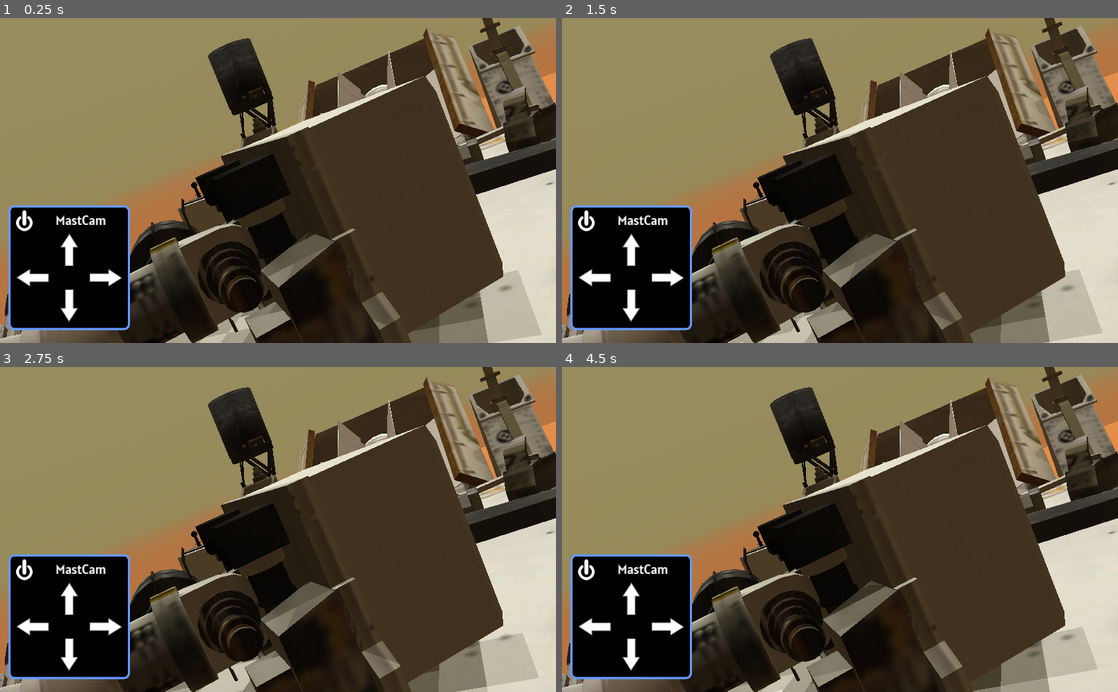
Above: before the commit, frames 1-4 (two rows, left to right).
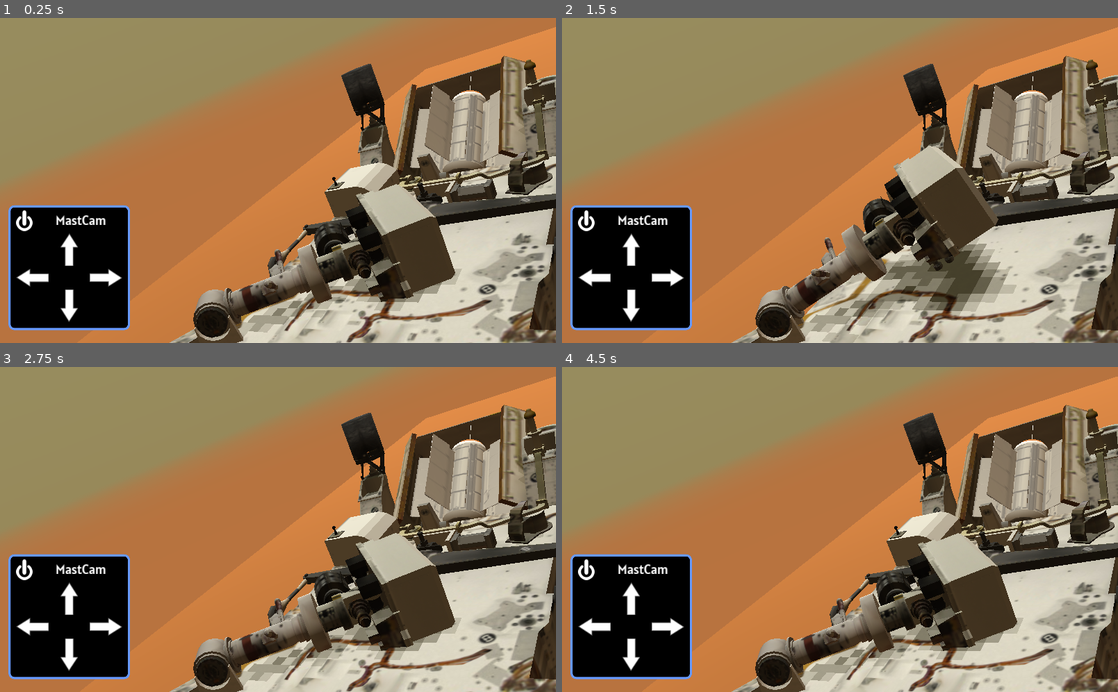
Above: after the commit, the same moments.

Repository: reflectivelayer/curiosity2
Game: Godot game, scene res://Terrain.tscn
Two runs of this game, one before a commit and one after it. Both use one fixed random seed, a clock stepped at 60 frames per second and the inputs below.
Inputs (mouse positions are in pixels of both pictures, inside the frame that each line leads up to):
- Up to frame 1 (0.25 s): no input
- Up to frame 2 (1.5 s): click (584, 219) at 0.52 s; click (584, 219) at 1.27 s
- Up to frame 3 (2.75 s): click (66, 597) at 2 s
- Up to frame 4 (4.5 s): click (595, 627) at 2.75 s; click (667, 627) at 3.5 s; click (628, 656) at 4.25 s

The runs differ from the first frame. In frame 1, 59% of the frame differs, in the area x 0-100%, y 0-100%; in frame 2, 59%; in frame 3, 59%; in frame 4, 59%.

Commit message:
Added full movent for MastCam

Diff:
--- a/app/GroundUI.tscn
+++ b/app/GroundUI.tscn
@@ -1,11 +1,12 @@
-[gd_scene load_steps=12 format=2]
+[gd_scene load_steps=13 format=2]
 
-[ext_resource path="res://ui/power.png" type="Texture" id=1]
-[ext_resource path="res://fonts/Main Font.tres" type="DynamicFont" id=2]
-[ext_resource path="res://ui/arrow_up.png" type="Texture" id=3]
-[ext_resource path="res://ui/arrow_left.png" type="Texture" id=4]
-[ext_resource path="res://ui/arrow_right.png" type="Texture" id=5]
-[ext_resource path="res://ui/arrow_down.png" type="Texture" id=6]
+[ext_resource path="res://MastControl.gd" type="Script" id=1]
+[ext_resource path="res://ui/power.png" type="Texture" id=2]
+[ext_resource path="res://fonts/Main Font.tres" type="DynamicFont" id=3]
+[ext_resource path="res://ui/arrow_up.png" type="Texture" id=4]
+[ext_resource path="res://ui/arrow_left.png" type="Texture" id=5]
+[ext_resource path="res://ui/arrow_right.png" type="Texture" id=6]
+[ext_resource path="res://ui/arrow_down.png" type="Texture" id=7]
 
 [sub_resource type="StyleBoxFlat" id=1]
 bg_color = Color( 0, 0, 0, 1 )
@@ -47,6 +48,7 @@
 size_flags_horizontal = 0
 size_flags_vertical = 0
 custom_styles/panel = SubResource( 1 )
+script = ExtResource( 1 )
 __meta__ = {
 "_edit_group_": true
 }
@@ -59,11 +61,11 @@
 custom_constants/separation = 5
 
 [node name="Title" type="HSplitContainer" parent="PanelContainer/VBoxContainer"]
-editor/display_folded = true
 margin_right = 195.0
 margin_bottom = 38.0
+dragger_visibility = 1
 
-[node name="Button" type="Button" parent="PanelContainer/VBoxContainer/Title"]
+[node name="BtnPower" type="Button" parent="PanelContainer/VBoxContainer/Title"]
 margin_right = 30.0
 margin_bottom = 38.0
 size_flags_horizontal = 0
@@ -94,44 +96,55 @@
 custom_styles/focus = SubResource( 3 )
 custom_styles/disabled = SubResource( 3 )
 custom_styles/normal = SubResource( 3 )
-icon = ExtResource( 3 )
+icon = ExtResource( 4 )
 
 [node name="HSplitContainer" type="HSplitContainer" parent="PanelContainer/VBoxContainer"]
 margin_top = 108.0
 margin_right = 195.0
-margin_bottom = 147.0
+margin_bottom = 141.0
+dragger_visibility = 1
 
 [node name="BtnLeft" type="Button" parent="PanelContainer/VBoxContainer/HSplitContainer"]
-margin_right = 72.0
-margin_bottom = 39.0
+margin_right = 60.0
+margin_bottom = 33.0
 custom_styles/hover = SubResource( 4 )
 custom_styles/pressed = SubResource( 4 )
 custom_styles/focus = SubResource( 4 )
 custom_styles/disabled = SubResource( 4 )
 custom_styles/normal = SubResource( 4 )
-icon = ExtResource( 4 )
+icon = ExtResource( 5 )
 
 [node name="BtnRight" type="Button" parent="PanelContainer/VBoxContainer/HSplitContainer"]
-margin_left = 123.0
+margin_left = 135.0
 margin_right = 195.0
-margin_bottom = 39.0
+margin_bottom = 33.0
 size_flags_horizontal = 8
 custom_styles/hover = SubResource( 5 )
 custom_styles/pressed = SubResource( 5 )
 custom_styles/focus = SubResource( 5 )
 custom_styles/disabled = SubResource( 5 )
 custom_styles/normal = SubResource( 5 )
-icon = ExtResource( 5 )
+icon = ExtResource( 6 )
 
 [node name="BtnDown" type="Button" parent="PanelContainer/VBoxContainer"]
 margin_left = 81.0
-margin_top = 152.0
+margin_top = 146.0
 margin_right = 114.0
-margin_bottom = 212.0
+margin_bottom = 206.0
 size_flags_horizontal = 4
 custom_styles/hover = SubResource( 3 )
 custom_styles/pressed = SubResource( 3 )
 custom_styles/focus = SubResource( 3 )
 custom_styles/disabled = SubResource( 3 )
 custom_styles/normal = SubResource( 3 )
-icon = ExtResource( 6 )
+icon = ExtResource( 7 )
+
+[connection signal="pressed" from="PanelContainer/VBoxContainer/Title/BtnPower" to="PanelContainer" method="_on_BtnPower_pressed"]
+[connection signal="button_down" from="PanelContainer/VBoxContainer/BtnUp" to="PanelContainer" method="_on_BtnUp_button_down"]
+[connection signal="button_up" from="PanelContainer/VBoxContainer/BtnUp" to="PanelContainer" method="_on_BtnUp_button_up"]
+[connection signal="button_down" from="PanelContainer/VBoxContainer/HSplitContainer/BtnLeft" to="PanelContainer" method="_on_BtnLeft_button_down"]
+[connection signal="button_up" from="PanelContainer/VBoxContainer/HSplitContainer/BtnLeft" to="PanelContainer" method="_on_BtnLeft_button_up"]
+[connection signal="button_down" from="PanelContainer/VBoxContainer/HSplitContainer/BtnRight" to="PanelContainer" method="_on_BtnRight_button_down"]
+[connection signal="button_up" from="PanelContainer/VBoxContainer/HSplitContainer/BtnRight" to="PanelContainer" method="_on_BtnRight_button_up"]
+[connection signal="button_down" from="PanelContainer/VBoxContainer/BtnDown" to="PanelContainer" method="_on_BtnDown_button_down"]
+[connection signal="button_up" from="PanelContainer/VBoxContainer/BtnDown" to="PanelContainer" method="_on_BtnDown_button_up"]
--- /dev/null
+++ b/app/MastControl.gd
@@ -0,0 +1,44 @@
+extends PanelContainer
+
+signal powerToggle
+signal mastMovment(direction,isOn)
+
+# Called when the node enters the scene tree for the first time.
+func _ready():
+	pass # Replace with function body.
+
+# Called every frame. 'delta' is the elapsed time since the previous frame.
+#func _process(delta):
+#	pass
+
+
+func _on_BtnPower_pressed():
+	emit_signal("powerToggle")
+
+
+func _on_BtnUp_button_down():
+	emit_signal("mastMovment","up",true)
+
+func _on_BtnUp_button_up():
+	emit_signal("mastMovment","up",false)
+
+
+func _on_BtnDown_button_down():
+	emit_signal("mastMovment","down",true)
+
+func _on_BtnDown_button_up():
+	emit_signal("mastMovment","down",false)
+
+
+func _on_BtnLeft_button_down():
+	emit_signal("mastMovment","left",true)
+
+func _on_BtnLeft_button_up():
+	emit_signal("mastMovment","left",false)
+
+
+func _on_BtnRight_button_down():
+	emit_signal("mastMovment","right",true)
+
+func _on_BtnRight_button_up():
+	emit_signal("mastMovment","right",false)
--- /dev/null
+++ b/app/Rover.gd
@@ -0,0 +1,52 @@
+extends VehicleBody
+
+var MASTCAM_HEAD_SPEED = 0.003
+var UI
+var power = false
+var _moveMastCamUp = false
+var _moveMastCamDown = false
+var _moveMastCamLeft = false
+var _moveMastCamRight = false
+var _mastCam:MeshInstance
+var _mastCamBase:MeshInstance
+
+# Called when the node enters the scene tree for the first time.
+func _ready():
+	_mastCam = $MastCam/Base/CamHead
+	_mastCamBase = $MastCam/Base
+	UI = get_parent().get_node("Control/PanelContainer")
+	UI.connect("powerToggle",self,"onPowerToggle")
+	UI.connect("mastMovment",self,"onMovement")
+
+func _process(delta):
+	if _moveMastCamUp:
+		_mastCam.rotate_x(-MASTCAM_HEAD_SPEED)
+	if _moveMastCamDown:
+		_mastCam.rotate_x(MASTCAM_HEAD_SPEED)
+	if _moveMastCamLeft:
+		_mastCamBase.rotate_y(MASTCAM_HEAD_SPEED)
+	if _moveMastCamRight:
+		_mastCamBase.rotate_y(-MASTCAM_HEAD_SPEED)
+
+
+func onPowerToggle():
+	if power:
+		$MastCam/MastStartUp.play_backwards("MastStartUp")
+	else:
+		$MastCam/MastStartUp.play("MastStartUp")
+	power = !power
+
+func onMovement(direction,isOn):
+	match direction:
+		"up":
+			_moveMastCamUp = isOn
+		"down":
+			_moveMastCamDown = isOn
+		"left":
+			_moveMastCamLeft = isOn
+		"right":
+			_moveMastCamRight = isOn
+
+
+func onMovementDown(isOn):
+	_moveMastCamDown = isOn
--- a/app/Terrain.tscn
+++ b/app/Terrain.tscn
@@ -1,168 +1,186 @@
-[gd_scene load_steps=73 format=2]
+[gd_scene load_steps=75 format=2]
 
 [ext_resource path="res://Terrain.gd" type="Script" id=1]
 [ext_resource path="res://grayscale.shader" type="Shader" id=2]
 [ext_resource path="res://White single Pixel.png" type="Texture" id=3]
-[ext_resource path="res://models/Curiosity/chassis.obj" type="ArrayMesh" id=4]
-[ext_resource path="res://models/Curiosity/tex_01.png" type="Texture" id=5]
-[ext_resource path="res://models/Curiosity/tex_02.png" type="Texture" id=6]
-[ext_resource path="res://models/Curiosity/tex_03.png" type="Texture" id=7]
-[ext_resource path="res://models/Curiosity/tex_04.png" type="Texture" id=8]
-[ext_resource path="res://models/Curiosity/tex_05.png" type="Texture" id=9]
-[ext_resource path="res://models/Curiosity/suspension.obj" type="ArrayMesh" id=10]
-[ext_resource path="res://models/Curiosity/wheel.obj" type="ArrayMesh" id=11]
-[ext_resource path="res://models/Curiosity/mastCamBase.obj" type="ArrayMesh" id=12]
-[ext_resource path="res://models/Curiosity/mastCamPanBase.obj" type="ArrayMesh" id=13]
-[ext_resource path="res://models/Curiosity/mastCamHead.obj" type="ArrayMesh" id=14]
-[ext_resource path="res://models/Curiosity/armBase.obj" type="ArrayMesh" id=15]
-[ext_resource path="res://models/Curiosity/armLower.obj" type="ArrayMesh" id=16]
-[ext_resource path="res://models/Curiosity/armUpper.obj" type="ArrayMesh" id=17]
-[ext_resource path="res://models/Curiosity/armInstrumentBase.obj" type="ArrayMesh" id=18]
-[ext_resource path="res://models/Curiosity/armHead.obj" type="ArrayMesh" id=19]
-[ext_resource path="res://models/Curiosity/drill.obj" type="ArrayMesh" id=20]
-[ext_resource path="res://GroundUI.tscn" type="PackedScene" id=21]
+[ext_resource path="res://Rover.gd" type="Script" id=4]
+[ext_resource path="res://models/Curiosity/chassis.obj" type="ArrayMesh" id=5]
+[ext_resource path="res://models/Curiosity/tex_01.png" type="Texture" id=6]
+[ext_resource path="res://models/Curiosity/tex_02.png" type="Texture" id=7]
+[ext_resource path="res://models/Curiosity/tex_03.png" type="Texture" id=8]
+[ext_resource path="res://models/Curiosity/tex_04.png" type="Texture" id=9]
+[ext_resource path="res://models/Curiosity/tex_05.png" type="Texture" id=10]
+[ext_resource path="res://models/Curiosity/suspension.obj" type="ArrayMesh" id=11]
+[ext_resource path="res://models/Curiosity/wheel.obj" type="ArrayMesh" id=12]
+[ext_resource path="res://models/Curiosity/mastCamBase.obj" type="ArrayMesh" id=13]
+[ext_resource path="res://models/Curiosity/mastCamPanBase.obj" type="ArrayMesh" id=14]
+[ext_resource path="res://models/Curiosity/mastCamHead.obj" type="ArrayMesh" id=15]
+[ext_resource path="res://models/Curiosity/armBase.obj" type="ArrayMesh" id=16]
+[ext_resource path="res://models/Curiosity/armLower.obj" type="ArrayMesh" id=17]
+[ext_resource path="res://models/Curiosity/armUpper.obj" type="ArrayMesh" id=18]
+[ext_resource path="res://models/Curiosity/armInstrumentBase.obj" type="ArrayMesh" id=19]
+[ext_resource path="res://models/Curiosity/armHead.obj" type="ArrayMesh" id=20]
+[ext_resource path="res://models/Curiosity/drill.obj" type="ArrayMesh" id=21]
+[ext_resource path="res://GroundUI.tscn" type="PackedScene" id=22]
 
 [sub_resource type="ShaderMaterial" id=1]
 shader = ExtResource( 2 )
 
 [sub_resource type="SpatialMaterial" id=2]
-albedo_texture = ExtResource( 5 )
+albedo_texture = ExtResource( 6 )
 
 [sub_resource type="SpatialMaterial" id=3]
-albedo_texture = ExtResource( 6 )
+albedo_texture = ExtResource( 7 )
 
 [sub_resource type="SpatialMaterial" id=4]
-albedo_texture = ExtResource( 5 )
+albedo_texture = ExtResource( 6 )
 
 [sub_resource type="SpatialMaterial" id=5]
-albedo_texture = ExtResource( 7 )
+albedo_texture = ExtResource( 8 )
 
 [sub_resource type="SpatialMaterial" id=6]
-albedo_texture = ExtResource( 7 )
+albedo_texture = ExtResource( 8 )
 
 [sub_resource type="SpatialMaterial" id=7]
-albedo_texture = ExtResource( 7 )
+albedo_texture = ExtResource( 8 )
 
 [sub_resource type="SpatialMaterial" id=8]
-albedo_texture = ExtResource( 6 )
+albedo_texture = ExtResource( 7 )
 
 [sub_resource type="SpatialMaterial" id=9]
-albedo_texture = ExtResource( 6 )
+albedo_texture = ExtResource( 7 )
 
 [sub_resource type="SpatialMaterial" id=10]
-albedo_texture = ExtResource( 5 )
+albedo_texture = ExtResource( 6 )
 
 [sub_resource type="SpatialMaterial" id=11]
-albedo_texture = ExtResource( 6 )
+albedo_texture = ExtResource( 7 )
 
 [sub_resource type="SpatialMaterial" id=12]
-albedo_texture = ExtResource( 8 )
+albedo_texture = ExtResource( 9 )
 
 [sub_resource type="SpatialMaterial" id=13]
-albedo_texture = ExtResource( 7 )
+albedo_texture = ExtResource( 8 )
 
 [sub_resource type="SpatialMaterial" id=14]
-albedo_texture = ExtResource( 5 )
+albedo_texture = ExtResource( 6 )
 
 [sub_resource type="SpatialMaterial" id=15]
-albedo_texture = ExtResource( 6 )
+albedo_texture = ExtResource( 7 )
 
 [sub_resource type="SpatialMaterial" id=16]
-albedo_texture = ExtResource( 9 )
+albedo_texture = ExtResource( 10 )
 
 [sub_resource type="SpatialMaterial" id=17]
-albedo_texture = ExtResource( 7 )
+albedo_texture = ExtResource( 8 )
 
 [sub_resource type="SpatialMaterial" id=18]
-albedo_texture = ExtResource( 7 )
+albedo_texture = ExtResource( 8 )
 
 [sub_resource type="SpatialMaterial" id=19]
-albedo_texture = ExtResource( 7 )
+albedo_texture = ExtResource( 8 )
 
 [sub_resource type="SpatialMaterial" id=20]
-albedo_texture = ExtResource( 9 )
+albedo_texture = ExtResource( 10 )
 
 [sub_resource type="SpatialMaterial" id=21]
-albedo_texture = ExtResource( 7 )
+albedo_texture = ExtResource( 8 )
 
 [sub_resource type="SpatialMaterial" id=22]
-albedo_texture = ExtResource( 9 )
+albedo_texture = ExtResource( 10 )
 
 [sub_resource type="SpatialMaterial" id=23]
-albedo_texture = ExtResource( 7 )
+albedo_texture = ExtResource( 8 )
 
 [sub_resource type="SpatialMaterial" id=24]
-albedo_texture = ExtResource( 7 )
+albedo_texture = ExtResource( 8 )
 
 [sub_resource type="SpatialMaterial" id=25]
-albedo_texture = ExtResource( 6 )
+albedo_texture = ExtResource( 7 )
 
 [sub_resource type="SpatialMaterial" id=26]
-albedo_texture = ExtResource( 7 )
+albedo_texture = ExtResource( 8 )
 
 [sub_resource type="SpatialMaterial" id=27]
-albedo_texture = ExtResource( 6 )
+albedo_texture = ExtResource( 7 )
 
 [sub_resource type="SpatialMaterial" id=28]
 params_cull_mode = 2
-albedo_texture = ExtResource( 7 )
+albedo_texture = ExtResource( 8 )
 
 [sub_resource type="BoxShape" id=29]
 extents = Vector3( 0.75517, 0.409801, 1.23041 )
 
 [sub_resource type="SpatialMaterial" id=30]
-albedo_texture = ExtResource( 8 )
+albedo_texture = ExtResource( 9 )
 
 [sub_resource type="SpatialMaterial" id=31]
-albedo_texture = ExtResource( 8 )
+albedo_texture = ExtResource( 9 )
 
 [sub_resource type="SpatialMaterial" id=32]
-albedo_texture = ExtResource( 8 )
+albedo_texture = ExtResource( 9 )
+
+[sub_resource type="Animation" id=52]
+resource_name = "MastStartUp"
+length = 6.0
+step = 0.03
+tracks/0/type = "value"
+tracks/0/path = NodePath(".:rotation_degrees")
+tracks/0/interp = 1
+tracks/0/loop_wrap = true
+tracks/0/imported = false
+tracks/0/enabled = true
+tracks/0/keys = {
+"times": PoolRealArray( 0, 6 ),
+"transitions": PoolRealArray( 0.63728, 1 ),
+"update": 0,
+"values": [ Vector3( -90, -53.819, 0 ), Vector3( 0, -53.819, 0 ) ]
+}
 
 [sub_resource type="SpatialMaterial" id=33]
-albedo_texture = ExtResource( 7 )
+albedo_texture = ExtResource( 8 )
 
 [sub_resource type="SpatialMaterial" id=34]
-albedo_texture = ExtResource( 5 )
+albedo_texture = ExtResource( 6 )
 
 [sub_resource type="SpatialMaterial" id=35]
-albedo_texture = ExtResource( 5 )
+albedo_texture = ExtResource( 6 )
 
 [sub_resource type="SpatialMaterial" id=36]
-albedo_texture = ExtResource( 7 )
+albedo_texture = ExtResource( 8 )
 
 [sub_resource type="SpatialMaterial" id=37]
-albedo_texture = ExtResource( 8 )
+albedo_texture = ExtResource( 9 )
 
 [sub_resource type="SpatialMaterial" id=38]
-albedo_texture = ExtResource( 9 )
+albedo_texture = ExtResource( 10 )
 
 [sub_resource type="SpatialMaterial" id=39]
-albedo_texture = ExtResource( 7 )
+albedo_texture = ExtResource( 8 )
 
 [sub_resource type="SpatialMaterial" id=40]
-albedo_texture = ExtResource( 5 )
+albedo_texture = ExtResource( 6 )
 
 [sub_resource type="SpatialMaterial" id=41]
-albedo_texture = ExtResource( 8 )
+albedo_texture = ExtResource( 9 )
 
 [sub_resource type="SpatialMaterial" id=42]
-albedo_texture = ExtResource( 9 )
+albedo_texture = ExtResource( 10 )
 
 [sub_resource type="SpatialMaterial" id=43]
-albedo_texture = ExtResource( 7 )
+albedo_texture = ExtResource( 8 )
 
 [sub_resource type="SpatialMaterial" id=44]
-albedo_texture = ExtResource( 5 )
+albedo_texture = ExtResource( 6 )
 
 [sub_resource type="SpatialMaterial" id=45]
-albedo_texture = ExtResource( 8 )
+albedo_texture = ExtResource( 9 )
 
 [sub_resource type="SpatialMaterial" id=46]
-albedo_texture = ExtResource( 9 )
+albedo_texture = ExtResource( 10 )
 
 [sub_resource type="SpatialMaterial" id=47]
-albedo_texture = ExtResource( 7 )
+albedo_texture = ExtResource( 8 )
 
 [sub_resource type="PhysicsMaterial" id=48]
 
@@ -196,14 +214,13 @@
 
 [node name="Camera" type="Camera" parent="CamCenter"]
 transform = Transform( 1, 0, 0, 0, 1, 2.98023e-008, 0, -2.98023e-008, 1, 0.358456, -4.76837e-007, 1.61088 )
-current = true
 
 [node name="Rover" type="VehicleBody" parent="."]
-editor/display_folded = true
 transform = Transform( 1, 0, 0, 0, 1, 0, 0, 0, 1, 0, 0.215407, 0 )
+script = ExtResource( 4 )
 
 [node name="Chassis" type="MeshInstance" parent="Rover"]
-mesh = ExtResource( 4 )
+mesh = ExtResource( 5 )
 material/0 = SubResource( 2 )
 material/1 = SubResource( 3 )
 material/2 = SubResource( 4 )
@@ -329,63 +346,66 @@
 shape = SubResource( 29 )
 
 [node name="MastCam" type="MeshInstance" parent="Rover"]
-editor/display_folded = true
-transform = Transform( 0.590338, 0.806861, -0.021833, 0, 0.0270493, 0.999634, 0.807156, -0.590122, 0.0159682, -0.568474, 1.22874, 0.698743 )
-mesh = ExtResource( 12 )
+transform = Transform( 0.590338, 0.807156, 3.52819e-008, 0, -4.37114e-008, 1, 0.807156, -0.590338, -2.58045e-008, -0.568474, 1.22874, 0.698743 )
+mesh = ExtResource( 13 )
 material/0 = SubResource( 30 )
 
 [node name="Base" type="MeshInstance" parent="Rover/MastCam"]
 transform = Transform( -1, 0, -1.50996e-007, 0, 1, 0, 1.50996e-007, 0, -1, 0, 0.44309, 0 )
-mesh = ExtResource( 13 )
+mesh = ExtResource( 14 )
 material/0 = SubResource( 31 )
 
 [node name="CamHead" type="MeshInstance" parent="Rover/MastCam/Base"]
 transform = Transform( 1, 0, 0, 0, 1, 0, 0, 0, 1, 0, 0.184603, 0 )
-mesh = ExtResource( 14 )
+mesh = ExtResource( 15 )
 material/0 = SubResource( 32 )
 
 [node name="Camera" type="Camera" parent="Rover/MastCam/Base/CamHead"]
 transform = Transform( -1, 0, 1.50996e-007, 0, 1, 0, -1.50996e-007, 0, -1, 0.009, 0.058, 0.11 )
+current = true
 fov = 39.4
 
+[node name="MastStartUp" type="AnimationPlayer" parent="Rover/MastCam"]
+anims/MastStartUp = SubResource( 52 )
+
 [node name="Arm" type="MeshInstance" parent="Rover"]
-transform = Transform( 0.0165581, 0, -0.999863, 0, 1, 0, 0.999863, 0, 0.0165581, 0.469051, 1.03303, 1.11286 )
-mesh = ExtResource( 15 )
+transform = Transform( 0.805129, 0, 0.5931, 0, 1, 0, -0.5931, 0, 0.805129, 0.469051, 1.03303, 1.11286 )
+mesh = ExtResource( 16 )
 material/0 = SubResource( 33 )
 material/1 = SubResource( 34 )
 
 [node name="Lower" type="MeshInstance" parent="Rover/Arm"]
 transform = Transform( 1, 3.07336e-008, -1.13621e-007, 0, 0.965668, 0.25978, 1.19209e-007, -0.25978, 0.965668, 2.38419e-007, -0.164132, 0.168373 )
-mesh = ExtResource( 16 )
+mesh = ExtResource( 17 )
 material/0 = SubResource( 35 )
 material/1 = SubResource( 36 )
 material/2 = SubResource( 37 )
 material/3 = SubResource( 38 )
 
 [node name="Upper" type="MeshInstance" parent="Rover/Arm/Lower"]
-transform = Transform( 1, 1.86265e-008, -1.28755e-007, 1.15018e-007, 0.338604, 0.940929, 6.14673e-008, -0.940929, 0.338604, 0.0607604, -0.00509179, 0.820138 )
-mesh = ExtResource( 17 )
+transform = Transform( 1, -1.30385e-007, 7.45058e-009, 1.15484e-007, 0.87224, -0.489077, 5.21541e-008, 0.489078, 0.87224, 0.0607604, -0.00509185, 0.820138 )
+mesh = ExtResource( 18 )
 material/0 = SubResource( 39 )
 material/1 = SubResource( 40 )
 material/2 = SubResource( 41 )
 material/3 = SubResource( 42 )
 
 [node name="InstrumentBase" type="MeshInstance" parent="Rover/Arm/Lower/Upper"]
-transform = Transform( 1, -4.30446e-008, 2.79397e-008, 2.6077e-008, 0.0758107, -0.997123, 4.10946e-008, 0.997123, 0.0758107, -0.143094, 0.772061, -0.00588405 )
-mesh = ExtResource( 18 )
+transform = Transform( 1, -2.23517e-008, 2.98023e-008, -1.49012e-008, 0.931103, 0.364757, -1.78814e-007, -0.364757, 0.931103, -0.143094, 0.772061, -0.00588393 )
+mesh = ExtResource( 19 )
 material/0 = SubResource( 43 )
 material/1 = SubResource( 44 )
 
 [node name="Instruments" type="MeshInstance" parent="Rover/Arm/Lower/Upper/InstrumentBase"]
-transform = Transform( 0.656394, -3.04499e-008, 0.754419, 4.49072e-008, 1, 1.70257e-009, -0.754419, 3.28574e-008, 0.656394, 0.0828989, 0.131391, -0.103828 )
-mesh = ExtResource( 19 )
+transform = Transform( 0.521458, -2.6077e-008, -0.853278, -5.58794e-009, 1, -3.35276e-008, 0.853278, 2.23517e-008, 0.521458, 0.082899, 0.131391, -0.103828 )
+mesh = ExtResource( 20 )
 material/0 = SubResource( 45 )
 material/1 = SubResource( 46 )
 material/2 = null
 
 [node name="Drill" type="MeshInstance" parent="Rover/Arm/Lower/Upper/InstrumentBase/Instruments"]
 transform = Transform( 0.731144, 0.682223, 0, -0.682223, 0.731144, 0, 0, 0, 1, 0.0230753, 0.139189, 0.166712 )
-mesh = ExtResource( 20 )
+mesh = ExtResource( 21 )
 material/0 = SubResource( 47 )
 
 [node name="MAHLI" type="Camera" parent="Rover/Arm/Lower/Upper/InstrumentBase/Instruments"]
@@ -398,8 +418,7 @@
 fov = 124.0
 
 [node name="Test Ground" type="StaticBody" parent="."]
-editor/display_folded = true
-transform = Transform( 5, 0, 0, 0, 1, -0.01309, 0, 0.000872665, 15, 0, 0, 0 )
+transform = Transform( 5, 0, 0, 0, 1, 0, 0, 0, 15, 0, 0, 0 )
 physics_material_override = SubResource( 48 )
 
 [node name="CollisionShape" type="CollisionShape" parent="Test Ground"]
Not shown: 1 places in app/GroundUI.tscn that only renumber resources
Not shown: 8 places in app/Terrain.tscn that only renumber resources
